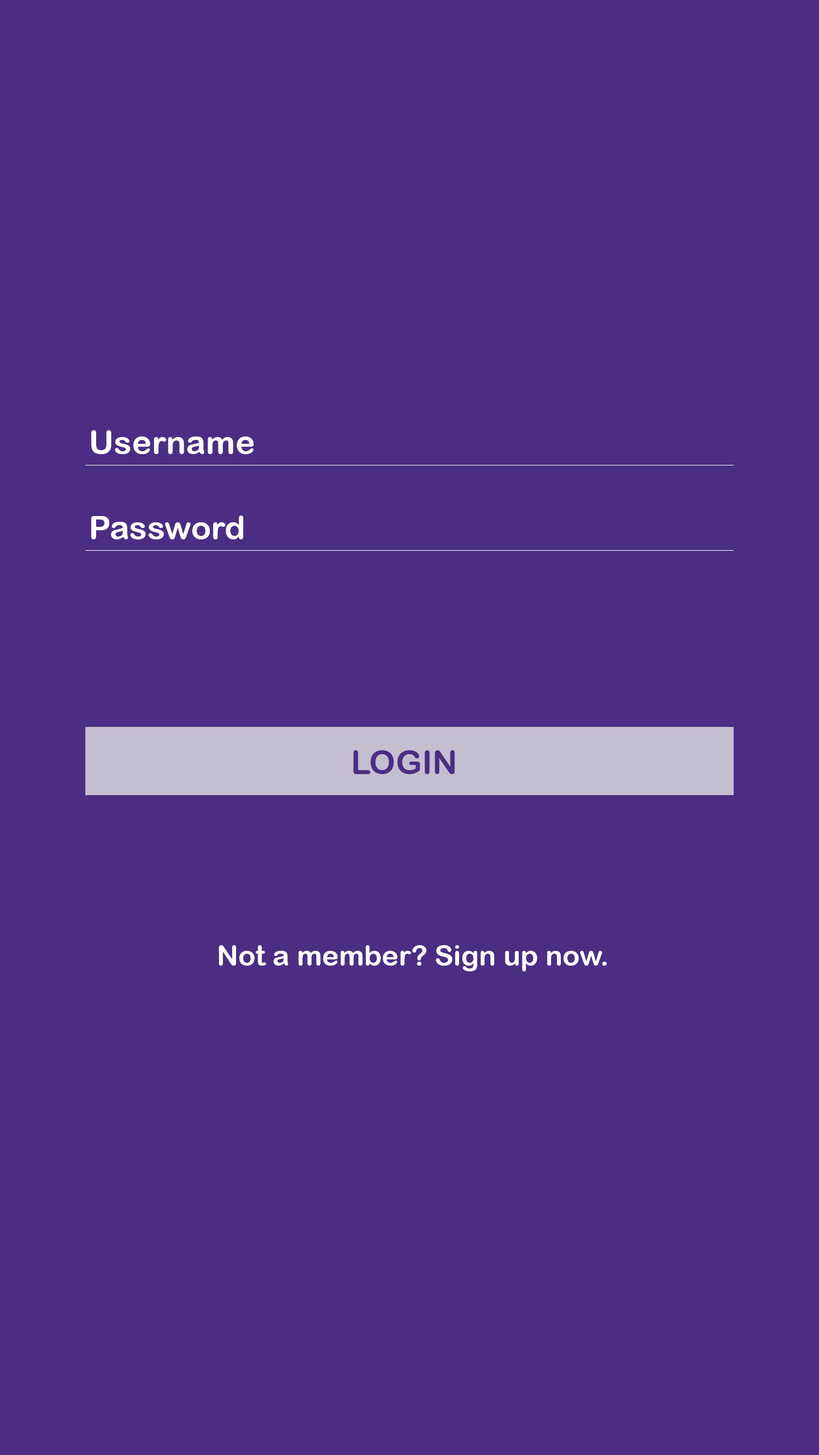
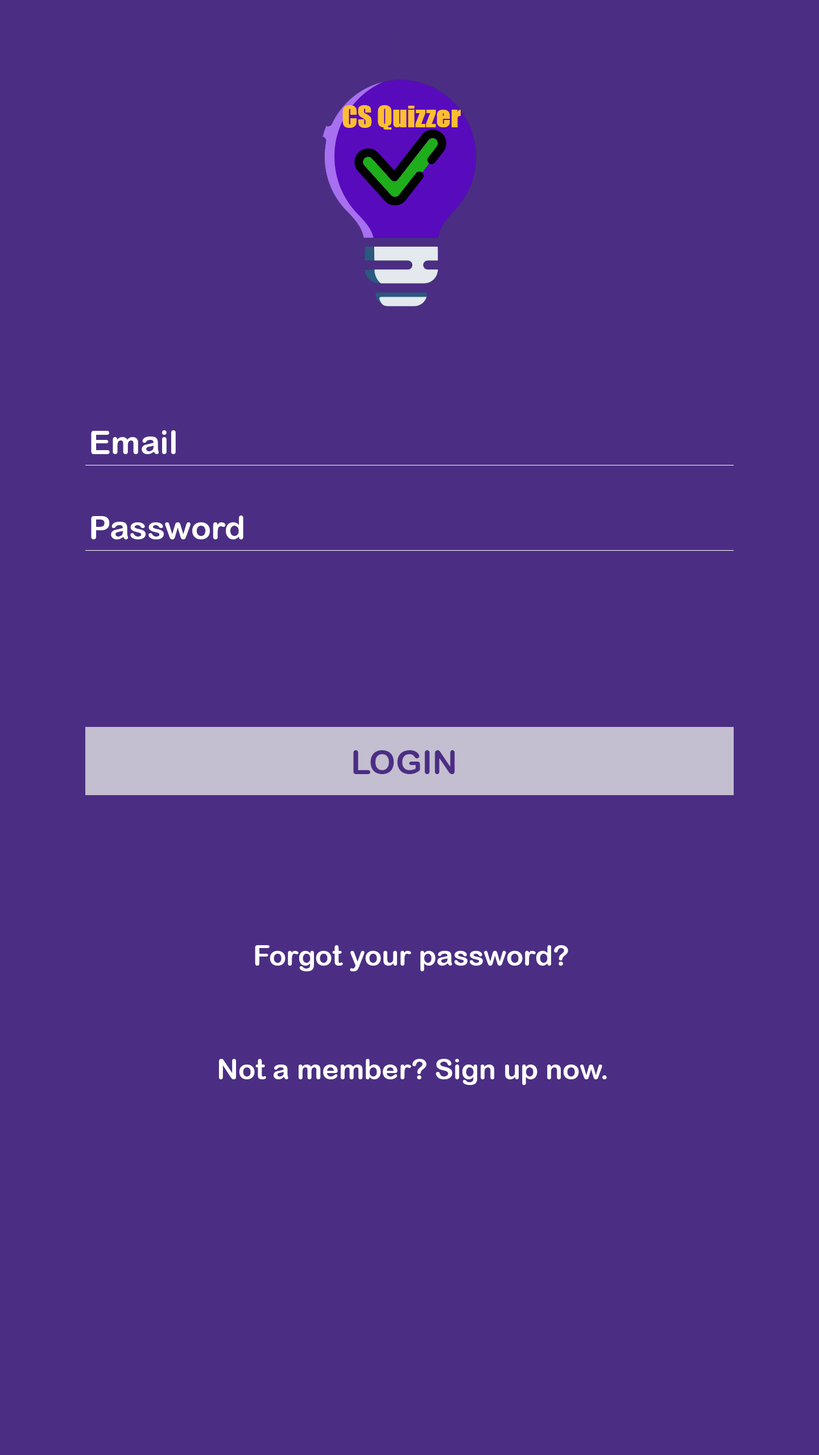
Two versions of the same layered image (819x1455). Layer-by-layer changes:
added layer "Not a member? Sign up now. copy" above "Forgot your password?" over [218, 1059, 607, 1086]
renamed "Not a member? Sign up now." to "Forgot your password?", painted on it over [218, 945, 607, 972]
renamed "Username" to "Email", painted on it over [90, 430, 254, 455]
added layer "Layer 2" above "Layer 1" over [258, 23, 542, 307]
